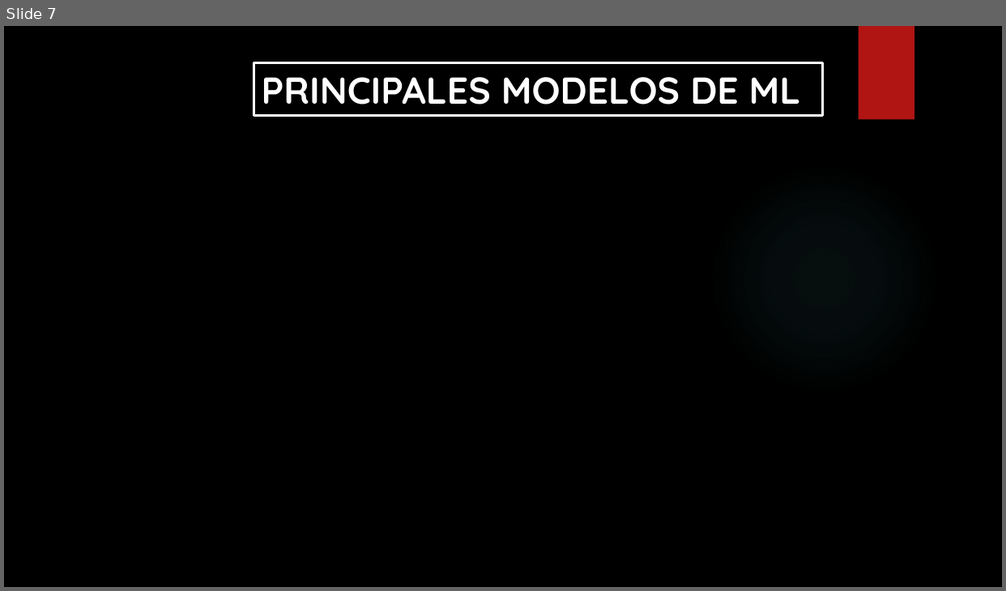
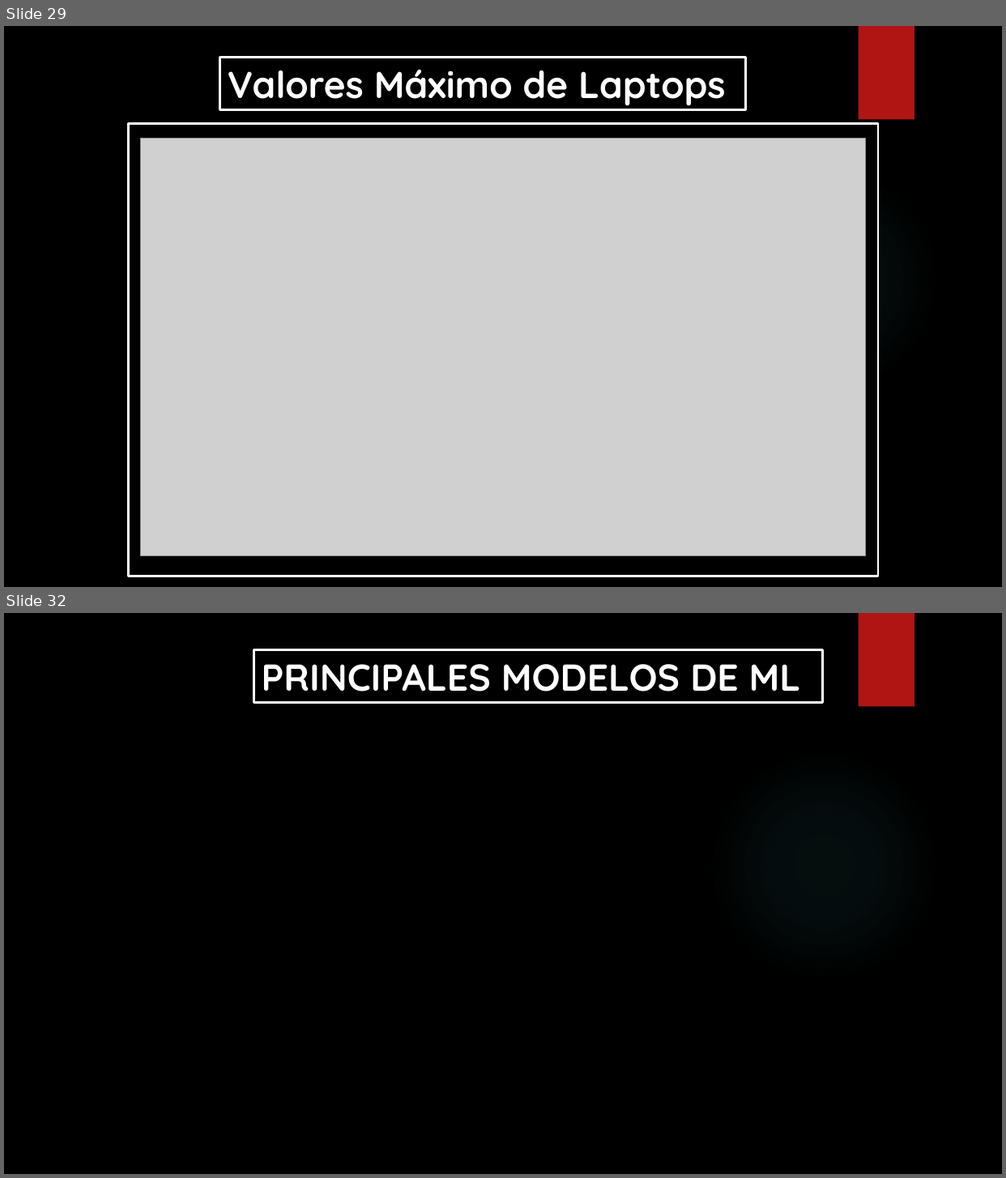
Before and after one commit to Isaac244/Proyecto_Machine_Learning, a slide deck: PROYECTO-MACHINE-LEARNING.pptx. Shown one above the other, each under a label of ours: slide 7 before the commit, slides 29 and 32 after it; the slides between them are not shown. The pictures are 1006x591 and 1006x1178 pixels, drawn with LibreOffice and Linux fonts; fonts in the diff are those of the drawing; grey boxes stand for pictures; background and template pictures are left out. Boxes give left, top, right and bottom in pixels: in the first picture for what was removed or moved away, otherwise in the second. Text is boxed around its words. In the diff, an @@ line names an element or a change of style, - is before the commit and + after.

```diff
--- a/PROYECTO-MACHINE-LEARNING.pptx
+++ b/PROYECTO-MACHINE-LEARNING.pptx
@@ slide 29 added at (4,26,1002,587), background picture (left out); not listed: 2 template elements that a slide beside it also shows @@
@@ rectangle added at (220,58,746,110), fill #000000, outline #FFFFFF 2.25 pt, 36 pt, text #FFFFFF, bold @@
+Valores Máximo de Laptops
@@ rectangle added at (128,124,879,577), fill #000000, outline #FFFFFF 2.25 pt @@
@@ picture added at (140,139,866,556) @@
@@ what was slide 7 is now slide 32 @@
```
Also in this commit, not shown: 2 slides changed, 24 other slides added, 2 slides removed, 25 other files.
